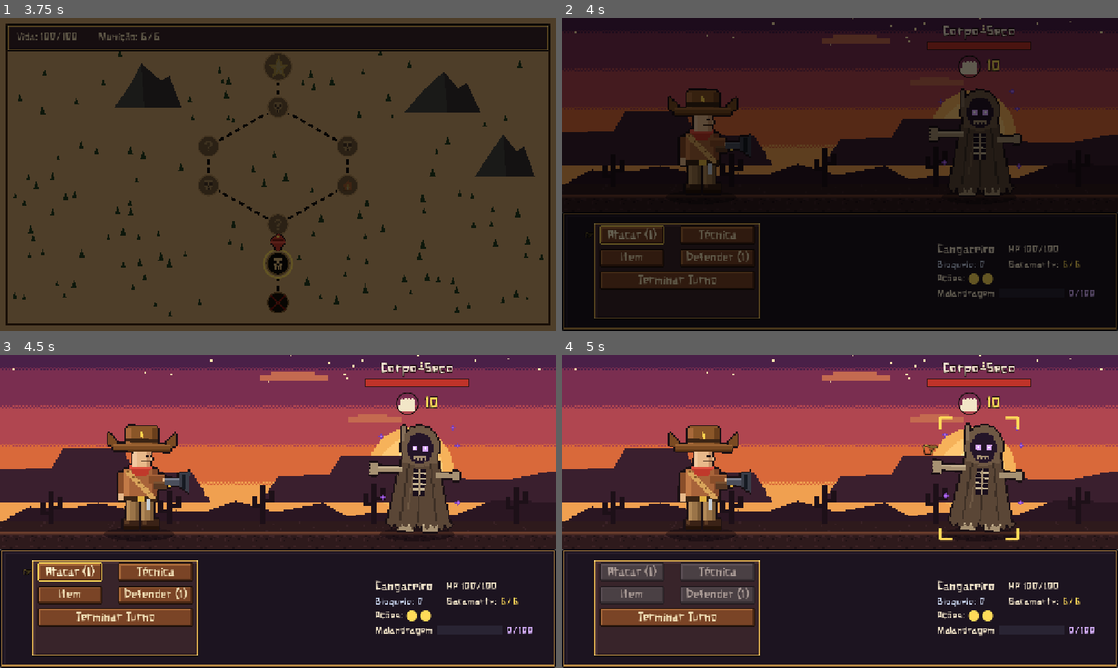
Above: before the commit, frames 1-4 (two rows, left to right).
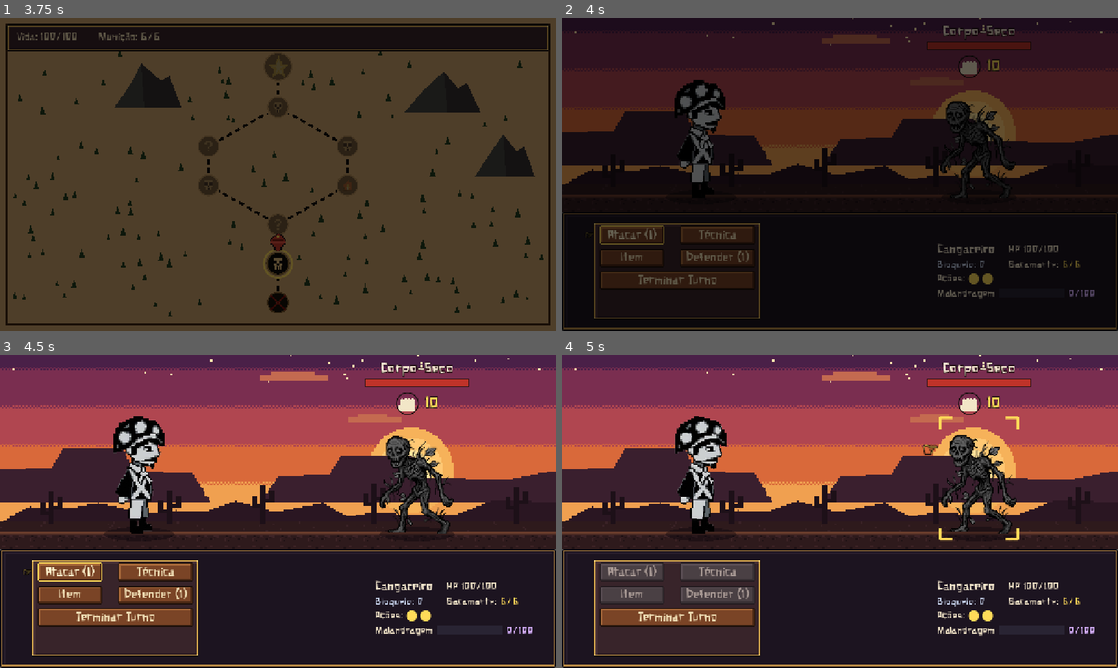
Above: after the commit, the same moments.

Repository: InkoLHP/Peleja
Game: Godot game, scene res://scenes/main_menu.tscn
Two runs of this game, one before a commit and one after it. Both use one fixed random seed, a clock stepped at 60 frames per second and the inputs below.
Inputs (mouse positions are in pixels of both pictures, inside the frame that each line leads up to):
- Up to frame 1 (3.75 s): tap Enter (ui_accept) at 0.5, 0.77, 2 s; move the mouse to (400, 158) at 0.52 s; hold D (nav_right) 0.53-1.25 s; tap Backspace at 0.6, 2.1 s; click (400, 158) at 0.67 s; drag from (166, 190) to (250, 237) at 1.27 s; move the mouse to (333, 105) at 2.02 s; hold D (nav_right) 2.03-2.75 s; drag from (250, 237) to (111, 127) at 2.77 s; click "Continuar" at 3.5 s
- Up to frame 2 (4 s): no input
- Up to frame 3 (4.5 s): move the mouse to (444, 558) at 4.27 s; hold A (nav_left) from 4.28 s (still down); tap Backspace at 4.35 s
- Up to frame 4 (5 s): keep holding A (nav_left); tap Enter (ui_accept) at 4.52 s

Frame 1 is identical in both runs. In frame 2, 4.1% of the frame differs, in the area x 19-83%, y 19-58%; in frame 3, 6.2%; in frame 4, 6.2%.

Commit message:
Mudei os sprites do corpo-seco e do cangaceiro

Diff:
--- a/game-jam+/scenes/characters/cangaceiro_sprite.tscn
+++ b/game-jam+/scenes/characters/cangaceiro_sprite.tscn
@@ -1,24 +1,24 @@
-[gd_scene format=3]
+[gd_scene format=3 uid="uid://y6hf1eho5adc"]
 
-[ext_resource type="Script" path="res://scripts/combat/placeholder_character.gd" id="1_char"]
-[ext_resource type="Texture2D" path="res://art/cangaceiro.png" id="2_tex"]
+[ext_resource type="Script" uid="uid://bor5e0u0fmvn" path="res://scripts/combat/placeholder_character.gd" id="1_char"]
+[ext_resource type="Texture2D" uid="uid://dahusgq03sj80" path="res://art/cangaço.png" id="2_tawcc"]
 
-[node name="CangaceiroSprite" type="Node2D"]
+[node name="CangaceiroSprite" type="Node2D" unique_id=1095483631]
 script = ExtResource("1_char")
 idle_bob = 3.0
 idle_period = 0.85
 idle_sway = 0.015
-forward_sign = 1.0
 step_distance = 48.0
 
-[node name="Shadow" type="Polygon2D" parent="."]
+[node name="Shadow" type="Polygon2D" parent="." unique_id=116994803]
 color = Color(0.04, 0.02, 0.05, 0.4)
-polygon = PackedVector2Array(80.0, 0.0, 76.1, 4.9, 64.7, 9.4, 47.0, 12.9, 24.7, 15.2, 0.0, 16.0, -24.7, 15.2, -47.0, 12.9, -64.7, 9.4, -76.1, 4.9, -80.0, 0.0, -76.1, -4.9, -64.7, -9.4, -47.0, -12.9, -24.7, -15.2, -0.0, -16.0, 24.7, -15.2, 47.0, -12.9, 64.7, -9.4, 76.1, -4.9)
+polygon = PackedVector2Array(80, 0, 76.1, 4.9, 64.7, 9.4, 47, 12.9, 24.7, 15.2, 0, 16, -24.7, 15.2, -47, 12.9, -64.7, 9.4, -76.1, 4.9, -80, 0, -76.1, -4.9, -64.7, -9.4, -47, -12.9, -24.7, -15.2, 0, -16, 24.7, -15.2, 47, -12.9, 64.7, -9.4, 76.1, -4.9)
 
-[node name="Body" type="Node2D" parent="."]
+[node name="Body" type="Node2D" parent="." unique_id=1155552312]
 
-[node name="Art" type="Sprite2D" parent="Body"]
+[node name="Art" type="Sprite2D" parent="Body" unique_id=245553267]
 texture_filter = 1
-scale = Vector2(4, 4)
-texture = ExtResource("2_tex")
+position = Vector2(-0.99999994, -118)
+scale = Vector2(0.4, 0.4)
+texture = ExtResource("2_tawcc")
 offset = Vector2(0, -32)
--- a/game-jam+/scenes/characters/corpo_seco_sprite.tscn
+++ b/game-jam+/scenes/characters/corpo_seco_sprite.tscn
@@ -1,9 +1,9 @@
-[gd_scene format=3]
+[gd_scene format=3 uid="uid://ckf8y3bw7xkqb"]
 
-[ext_resource type="Script" path="res://scripts/combat/placeholder_character.gd" id="1_char"]
-[ext_resource type="Texture2D" path="res://art/corpo_seco.png" id="2_tex"]
+[ext_resource type="Script" uid="uid://bor5e0u0fmvn" path="res://scripts/combat/placeholder_character.gd" id="1_char"]
+[ext_resource type="Texture2D" uid="uid://bbhoyatsnytqu" path="res://art/corpo-seco.png" id="2_slqaq"]
 
-[node name="CorpoSecoSprite" type="Node2D"]
+[node name="CorpoSecoSprite" type="Node2D" unique_id=1439058683]
 script = ExtResource("1_char")
 idle_bob = 5.0
 idle_period = 1.15
@@ -11,14 +11,15 @@
 forward_sign = -1.0
 step_distance = 40.0
 
-[node name="Shadow" type="Polygon2D" parent="."]
+[node name="Shadow" type="Polygon2D" parent="." unique_id=470971023]
 color = Color(0.04, 0.02, 0.05, 0.4)
-polygon = PackedVector2Array(84.0, 0.0, 79.9, 4.9, 68.0, 9.4, 49.4, 12.9, 26.0, 15.2, 0.0, 16.0, -26.0, 15.2, -49.4, 12.9, -68.0, 9.4, -79.9, 4.9, -84.0, 0.0, -79.9, -4.9, -68.0, -9.4, -49.4, -12.9, -26.0, -15.2, -0.0, -16.0, 26.0, -15.2, 49.4, -12.9, 68.0, -9.4, 79.9, -4.9)
+polygon = PackedVector2Array(84, 0, 79.9, 4.9, 68, 9.4, 49.4, 12.9, 26, 15.2, 0, 16, -26, 15.2, -49.4, 12.9, -68, 9.4, -79.9, 4.9, -84, 0, -79.9, -4.9, -68, -9.4, -49.4, -12.9, -26, -15.2, 0, -16, 26, -15.2, 49.4, -12.9, 68, -9.4, 79.9, -4.9)
 
-[node name="Body" type="Node2D" parent="."]
+[node name="Body" type="Node2D" parent="." unique_id=754551437]
 
-[node name="Art" type="Sprite2D" parent="Body"]
+[node name="Art" type="Sprite2D" parent="Body" unique_id=59710600]
 texture_filter = 1
-scale = Vector2(4, 4)
-texture = ExtResource("2_tex")
+position = Vector2(-5.0000005, -69)
+scale = Vector2(1.3, 1.3)
+texture = ExtResource("2_slqaq")
 offset = Vector2(0, -32)
Binary file added: game-jam+/art/Border All 12.png
Not shown, added: game-jam+/art/Border All 12.png.import
Binary file added: game-jam+/art/Deco All 12.png
Not shown, added: game-jam+/art/Deco All 12.png.import
Binary file added: game-jam+/art/cangaço.png
Not shown, added: game-jam+/art/cangaço.png.import
Binary file added: game-jam+/art/corpo-seco.png
Not shown, added: game-jam+/art/corpo-seco.png.import
